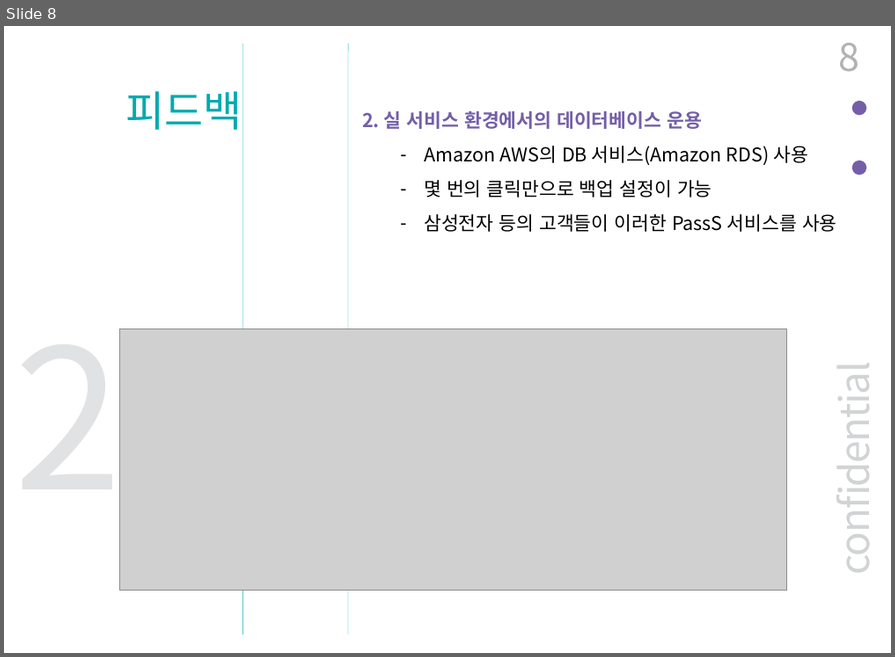
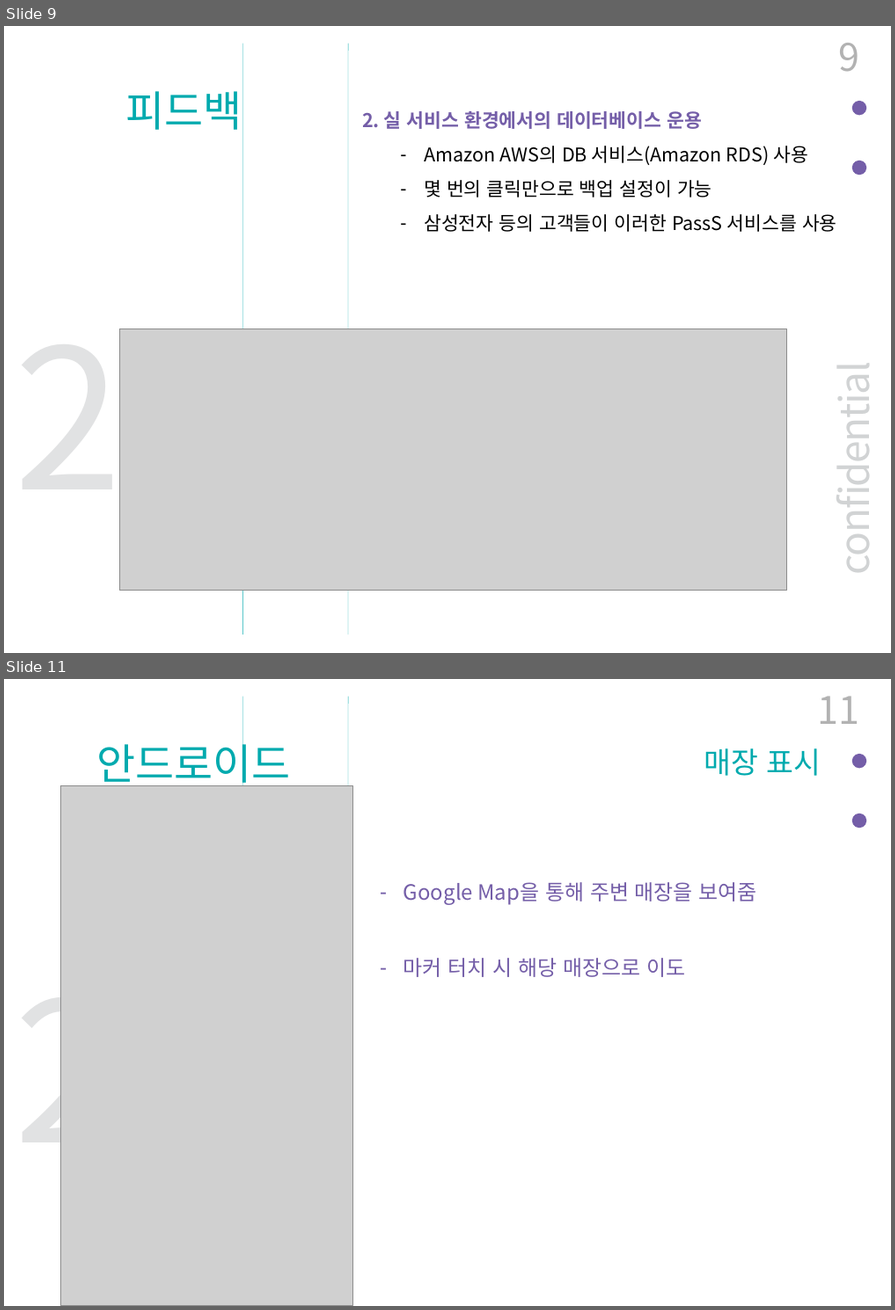
Before and after one commit to BerryWell/CapstoneDesign-2019-02, a slide deck: 제출자료/발표자료/최종_발표_자료_12조.pptx. Shown one above the other, each under a label of ours: slide 8 before the commit, slides 9 and 11 after it; the slides between them are not shown. The pictures are 895x657 and 895x1310 pixels, drawn with LibreOffice and Linux fonts; fonts in the diff are those of the drawing; grey boxes stand for pictures. Boxes give left, top, right and bottom in pixels: in the first picture for what was removed or moved away, otherwise in the second. Text is boxed around its words. In the diff, an @@ line names an element or a change of style, - is before the commit and + after.

```diff
--- a/제출자료/발표자료/최종_발표_자료_12조.pptx
+++ b/제출자료/발표자료/최종_발표_자료_12조.pptx
@@ slide 11 added at (4, 679, 891, 1306), background #FFFFFF; not listed: 5 template elements that a slide beside it also shows @@
@@ page number added at (817, 696, 859, 724), 36 pt, text #B2B2B2 @@
+11
@@ text added at (97, 736, 291, 790), 40 pt, text #00AAAE @@
+안드로이드
@@ text added at (704, 749, 822, 776), 28 pt, text #00AAAE @@
+매장 표시
@@ picture added at (61, 786, 353, 1306) @@
@@ text added at (404, 882, 757, 977), 20 pt, text #745EA8 @@
+– Google Map을 통해 주변 매장을 보여줌
+– 마커 터치 시 해당 매장으로 이도
@@ text added at (14, 945, 122, 1190), 185 pt, text #E1E2E3 @@
+2
@@ what was slide 8 is now slide 9 @@
@@ page number at (838, 43, 859, 72): text changed @@
-8
+9
```
Also in this commit, not shown: 4 slides changed, 10 other slides added.
